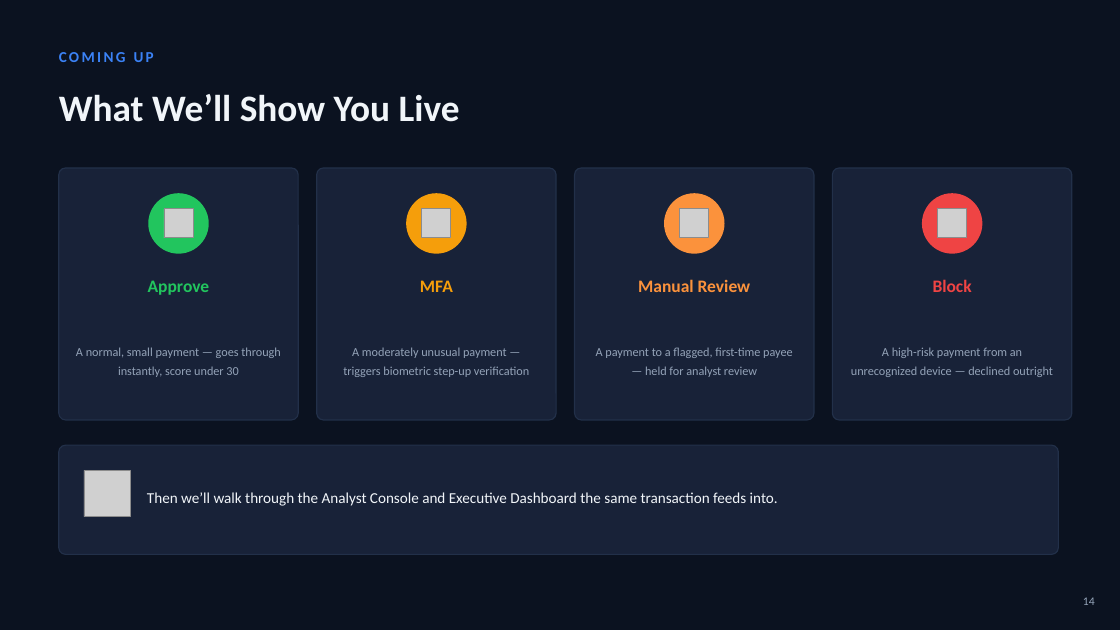
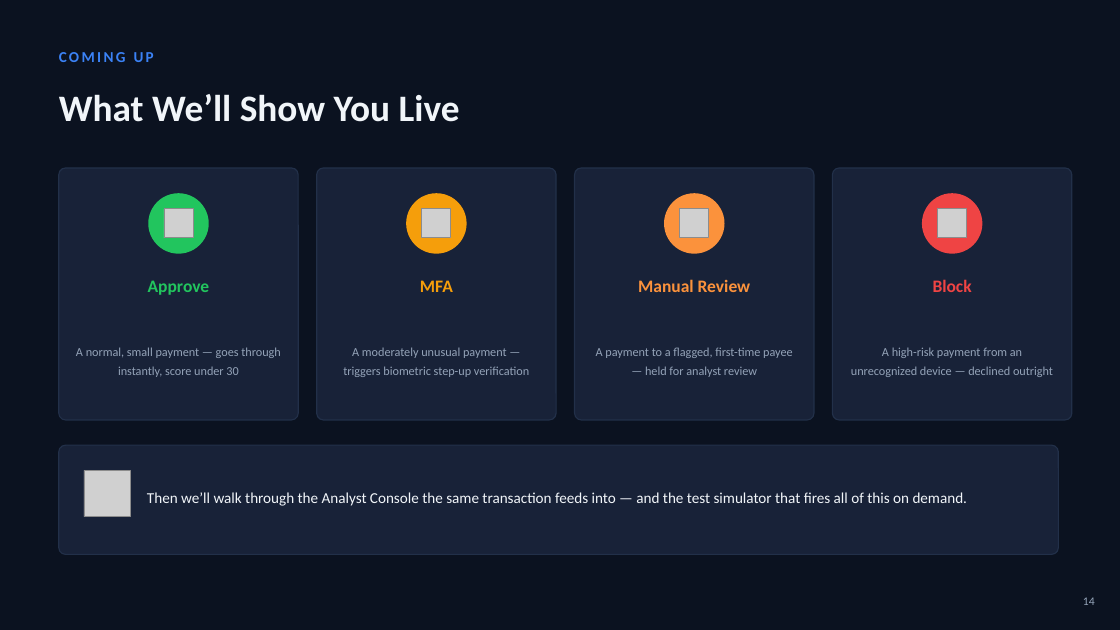
Before and after one commit to Shravxnk/Virgil, a slide deck: slide 14 of Virgil_Presentation.pptx. Drawn at 1120x630 pixels with LibreOffice and Linux fonts; fonts in the diff are those of the drawing; grey boxes stand for pictures. Boxes give left, top, right and bottom in pixels: in the first picture for what was removed or moved away, otherwise in the second. Text is boxed around its words. In the diff, an @@ line names an element or a change of style, - is before the commit and + after.

Commit message:
Move Executive Dashboard content to Future Scope in the deck
Everything not actually reachable in this review's demo scope now lives
in Future Scope instead: replaced the Executive Dashboard slide with a
Test Case Simulator slide (a real, working feature), and scrubbed
"executive" mentions from the architecture, requirement-mapping, and
solution-overview slides.

```diff
--- a/Virgil_Presentation.pptx
+++ b/Virgil_Presentation.pptx
@@ text at <box>147,492,968,506</box>: text changed @@
-Then we’ll walk through the Analyst Console and Executive Dashboard the same transaction feeds into.
+Then we’ll walk through the Analyst Console the same transaction feeds into — and the test simulator that fires all of this on demand.
```
Also in this commit, not shown: 5 other slides changed, 1 slide added, 1 slide removed.
